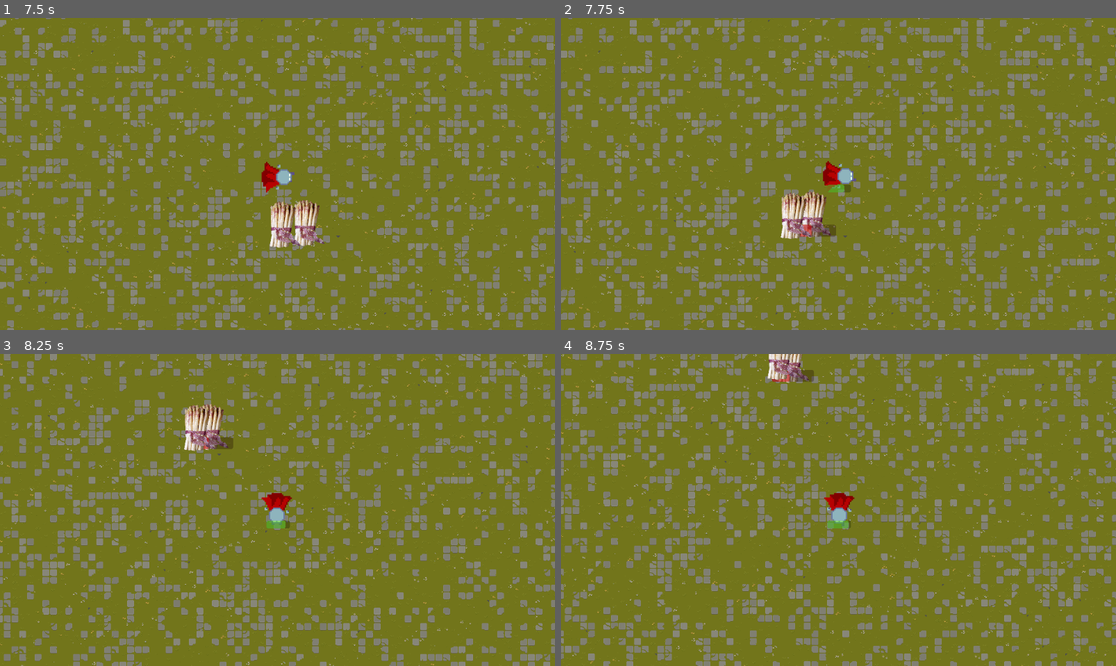
Above: before the commit, frames 1-4 (two rows, left to right).
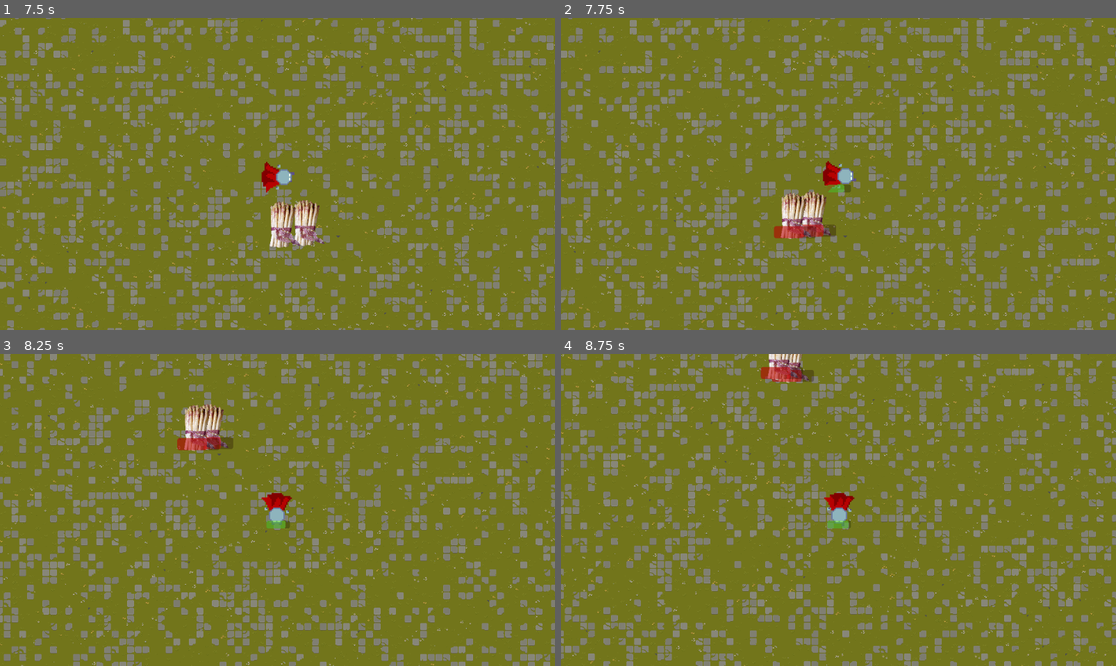
Above: after the commit, the same moments.

Repository: Rattengott/Final-0.75
Game: Godot game, scene res://Map.tscn
Same seed, same stepped clock (60 frames per second), same inputs: the game is played once before the commit and once after it. This scene is started directly instead of the project's main scene.
Inputs (mouse positions are in pixels of both pictures, inside the frame that each line leads up to):
- Up to frame 1 (7.5 s): move the mouse to (399, 158) at 0.52 s; hold D (right) 0.53-1.28 s; tap Space (dash) every 1.5 s from 0.6 to 6.6 s; move the mouse to (166, 189) at 1.27 s; hold S (down) 1.28-2.03 s; click (166, 189) at 1.35 s; move the mouse to (333, 105) at 2.02 s; hold D (right) 2.03-2.78 s; move the mouse to (249, 236) at 2.77 s; hold W (up) 2.78-3.53 s; click (249, 236) at 2.85 s; move the mouse to (444, 220) at 3.52 s; hold A (left) 3.53-5.03 s; move the mouse to (111, 127) at 4.27 s; click (111, 127) at 4.35 s; move the mouse to (305, 174) at 5.02 s; hold S (down) 5.03-5.78 s; move the mouse to (194, 96) at 5.77 s; hold D (right) 5.78-6.53 s; click (194, 96) at 5.85 s; move the mouse to (399, 158) at 6.52 s; hold W (up) 6.53-7.28 s; move the mouse to (166, 189) at 7.27 s; hold D (right) from 7.28 s (still down); click (166, 189) at 7.35 s
- Up to frame 2 (7.75 s): keep holding D (right)
- Up to frame 3 (8.25 s): move the mouse to (333, 441) at 8.02 s; release D (right) at 8.03 s; hold S (down) from 8.03 s (still down); tap Space (dash) at 8.1 s
- Up to frame 4 (8.75 s): keep holding S (down)

Frame 1 is identical in both runs. In frame 2, 0.4% of the frame differs, in the area x 38-48%, y 66-71%; in frame 3, 0.3%; in frame 4, 0.3%.

Commit message:
Funktioniert alles

Diff:
--- a/Menü_Änderung/player.gd
+++ b/Menü_Änderung/player.gd
@@ -98,7 +98,8 @@
 		print("ka")
 		enemy_inattack_range = true
 		print("karsten")
-		target_node.test()
+		body.blub()
+		#target_node.test()
 
 
 
